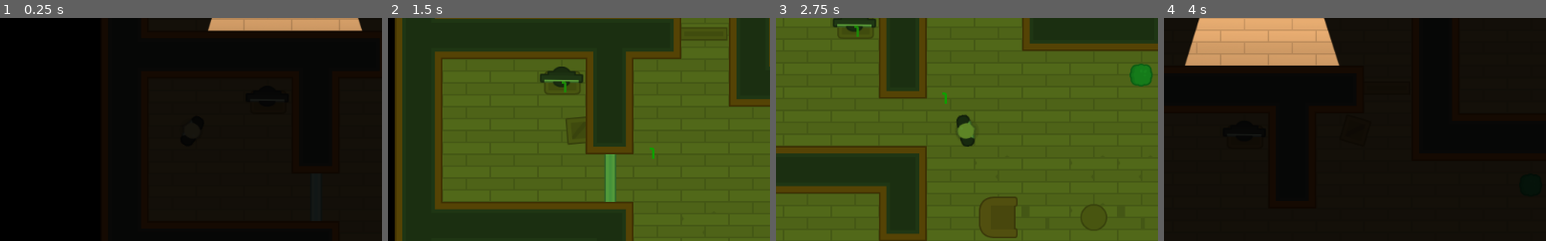
Above: before the commit, frames 1-4 (left to right).
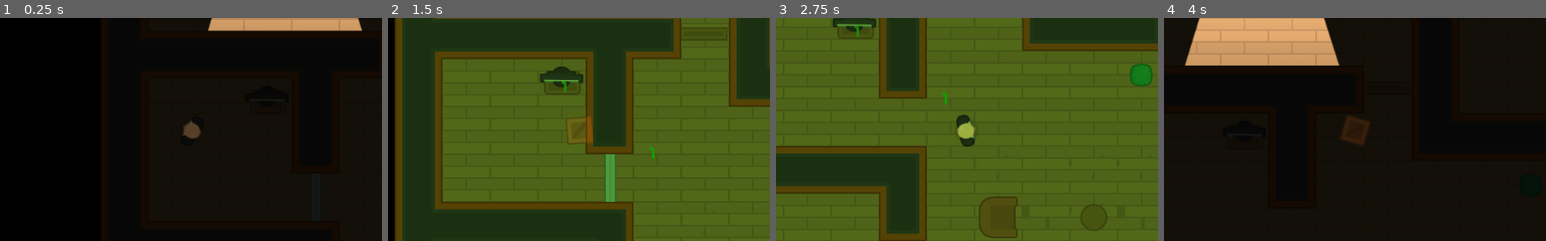
Above: after the commit, the same moments.

Repository: ColinJWright/HeistMeisters
Game: Godot game, scene res://Levels/Level1.tscn
Same seed, same stepped clock (60 frames per second), same inputs: the game is played once before the commit and once after it.
Inputs (mouse positions are % of the whole screen's width and height, from its top left):
- Up to frame 1 (0.25 s): no input
- Up to frame 2 (1.5 s): tap Enter at 0.5 s; move the mouse to (79, 33) at 0.52 s; hold D (move_right) 0.53-1.28 s; tap E (toggle_disguise) at 0.6 s; click (79, 33) at 0.67 s; move the mouse to (92, 44) at 1.27 s; hold S (move_down) from 1.28 s (still down); tap Space (toggle_vision_mode) at 1.35 s; click (92, 44) at 1.42 s
- Up to frame 3 (2.75 s): move the mouse to (54, 48) at 2.02 s; release S (move_down) at 2.03 s; hold D (move_right) from 2.03 s (still down); tap E (toggle_disguise) at 2.1 s; click (54, 48) at 2.17 s
- Up to frame 4 (4 s): move the mouse to (35, 31) at 2.77 s; release D (move_right) at 2.78 s; hold W (move_up) 2.78-3.53 s; tap Space (toggle_vision_mode) at 2.85 s; click (35, 31) at 2.92 s; move the mouse to (80, 65) at 3.52 s; hold A (move_left) from 3.53 s (still down); tap E (toggle_disguise) at 3.6 s
The pictures show only the part of the screen within x 25-75%, y 25-75%; the shares and areas given below are measured in that part.

The runs differ from the first frame. In frame 1, 0.3% of the frame differs, in the area x 48-53%, y 46-55%; in frame 2, 0.7%, in the area x 46-54%, y 44-57%; in frame 3, 0.3%; in frame 4, 0.6%.
Error in both runs: Invalid get index '0' (on base: 'PoolVector2Array'). (res://Characters/NPCs/Guard.gd:23)

Commit message:
Lesson 67 complete

Diff:
--- a/Characters/Player.tscn
+++ b/Characters/Player.tscn
@@ -17,3 +17,7 @@
 
 [node name="LightOccluder2D" parent="." index="2"]
 position = Vector2( 8.10348, -0.0443802 )
+
+[node name="Light2D" type="Light2D" parent="." index="3"]
+texture = ExtResource( 3 )
+energy = 0.5
--- a/Player.gd
+++ b/Player.gd
@@ -3,8 +3,10 @@
 var motion = Vector2()
 
 const PLAYER_SPRITE = "res://GFX/PNG/Hitman 1/hitman1_stand.png"
+const PLAYER_LIGHT = "res://GFX/PNG/Hitman 1/hitman1_stand.png"
 const PLAYER_OCCLUDER = "res://Characters/HumanOccluder.tres"
 const BOX_SPRITE = "res://GFX/PNG/Tiles/tile_130.png"
+const BOX_LIGHT = "res://GFX/PNG/Tiles/tile_130.png"
 const BOX_OCCLUDER = "res://Characters/BoxOccluder.tres"
 
 var disguised = false
@@ -43,12 +45,14 @@
 
 func reveal():
 	$Sprite.texture = load(PLAYER_SPRITE)
+	$Light2D.texture = load(PLAYER_LIGHT)
 	$LightOccluder2D.occluder = load(PLAYER_OCCLUDER)
 	disguised = false
 	collision_layer = 1
 
 func disguise():
 	$Sprite.texture = load(BOX_SPRITE)
+	$Light2D.texture = load(BOX_LIGHT)
 	$LightOccluder2D.occluder = load(BOX_OCCLUDER)
 	disguised = true
 	collision_layer = 16
